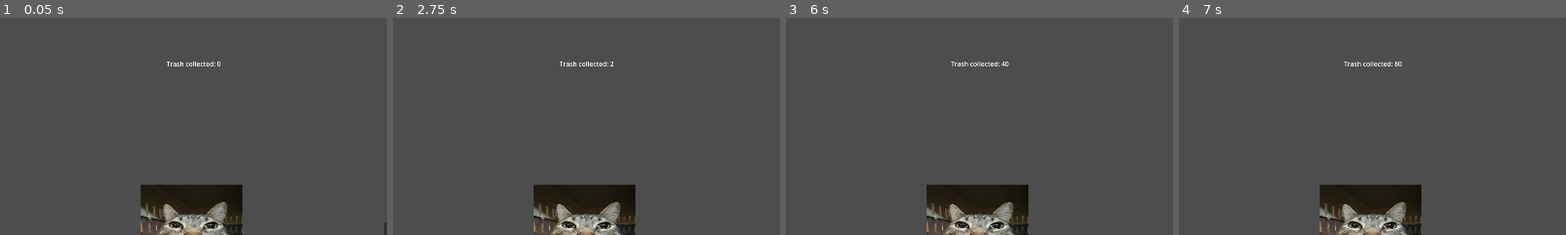
Above: before the commit, frames 1-4 (left to right).
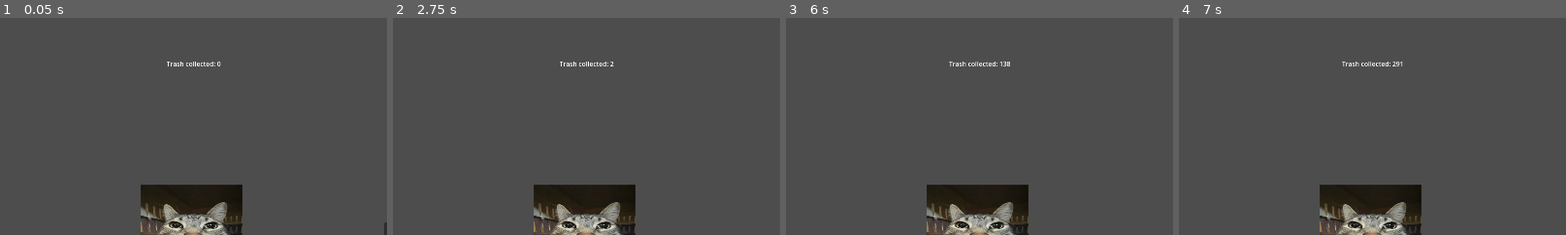
Above: after the commit, the same moments.

Repository: YamagaShiny-sudo/TrashClicker
Game: Godot game, scene res://scenes/game.tscn
The game is run twice, just before and just after one commit, with the same random seed, the same clock (stepped at 60 frames per second) and the same inputs. The engine's default icon, where the game draws it, is replaced by a stand-in: a white triangle on a blue panel in a dark square. Sound files missing from this copy of the repository are replaced by a short silence.
Inputs (mouse positions are % of the whole screen's width and height, from its top left):
- Up to frame 1 (0.05 s): no input
- Up to frame 2 (2.75 s): click (54, 86) at 0.5 s; click (50, 50) at 1.25 s; click (50, 50) at 2 s
- Up to frame 3 (6 s): click (54, 86) at 2.75 s; click (50, 50) at 3.5 s; click (54, 86) at 4.25 s; tap Enter at 5 s; tap Space at 5.75 s
- Up to frame 4 (7 s): tap Enter at 6.5 s
The pictures show only the part of the screen within x 25-75%, y 0-50%; the shares and areas given below are measured in that part.

Frames 1-2 are identical in both runs. In frame 3, 0.2% of the frame differs, in the area x 42-58%, y 20-23%; in frame 4, 0.2%.

Commit message:
Fix the powerUp

Diff:
--- a/trashclicker/scripts/fish.gd
+++ b/trashclicker/scripts/fish.gd
@@ -17,6 +17,7 @@
 		multi(4)
 	elif effect[randomChoice] == "x5":
 		multi(5)
+	randomChoice = randf_range(0, 5)
 
 func multi(n : int) -> void:
 	hud.trash_score *= n
--- a/trashclicker/scripts/main.gd
+++ b/trashclicker/scripts/main.gd
@@ -78,5 +78,5 @@
 	speed_building_stop.start()
 
 func _on_speed_building_stop_timeout() -> void:
-	build_timer.wait_time *= 2
+	build_timer.wait_time = 1
 	speed_building_stop.stop()
